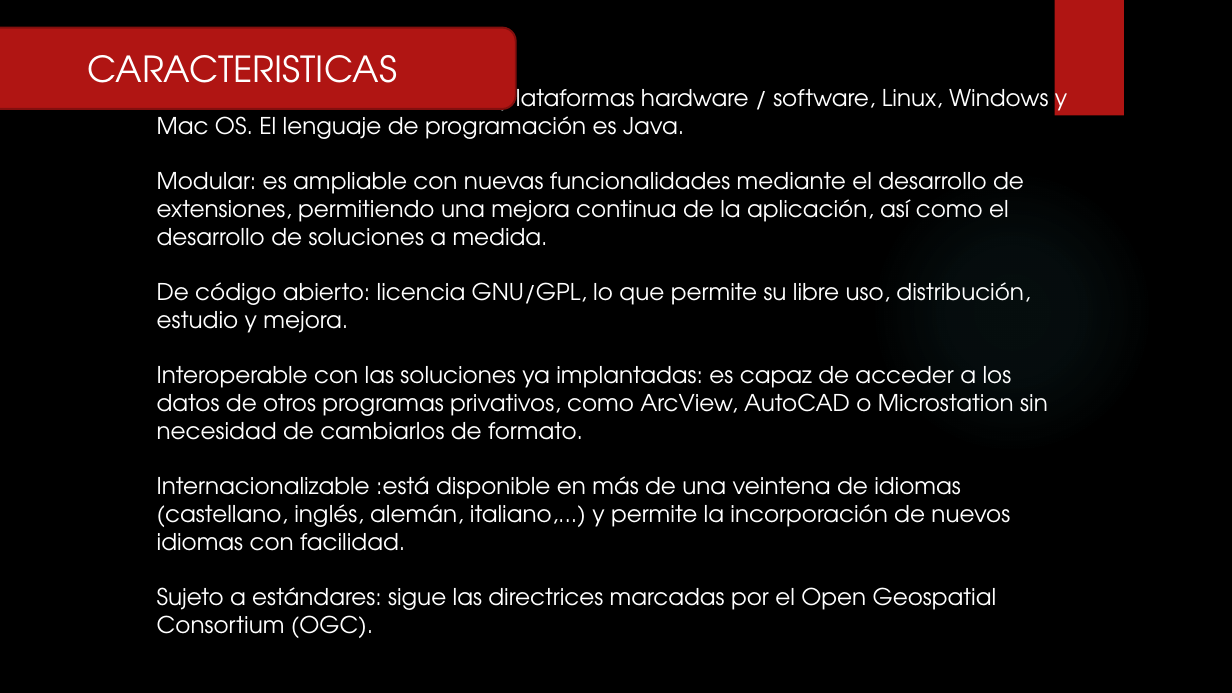
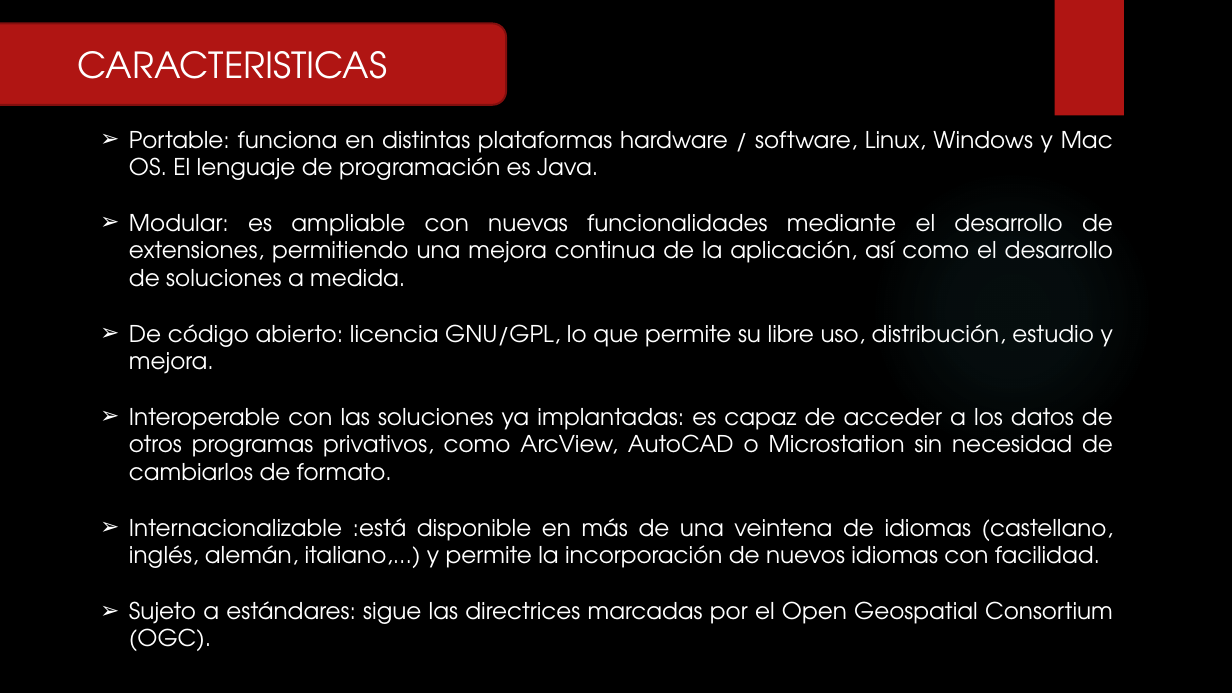
Before and after one commit to RFray/gvSIG, a slide deck: slide 4 of Expo-gvSIG.pptx (slide 3 before the commit). Drawn at 1232x693 pixels with LibreOffice and Linux fonts; fonts in the diff are those of the drawing; background and template pictures are left out. Boxes give left, top, right and bottom in pixels: in the first picture for what was removed or moved away, otherwise in the second. Text is boxed around its words. In the diff, an @@ line names an element or a change of style, - is before the commit and + after.

```diff
--- a/Expo-gvSIG.pptx
+++ b/Expo-gvSIG.pptx
@@ rounded rectangle "CARACTERISTICAS": place and size @@
-rounded rectangle "CARACTERISTICAS" at box(0, 28, 517, 109)
+rounded rectangle "CARACTERISTICAS" at box(0, 23, 506, 104)
@@ text "Portable: funciona en distintas plataformas ...": place and size @@
-text "Portable: funciona en distintas plataformas ..." at box(157, 83, 1067, 638)
+text "Portable: funciona en distintas plataformas ..." at box(129, 131, 1113, 651)
@@ text "Portable: funciona en distintas plataformas ..." at box(129, 131, 1113, 651): alignment left to justified; bullet none to ➢ @@
```
Also in this commit, not shown: 6 other slides changed, 3 slides added, 1 slide removed.
